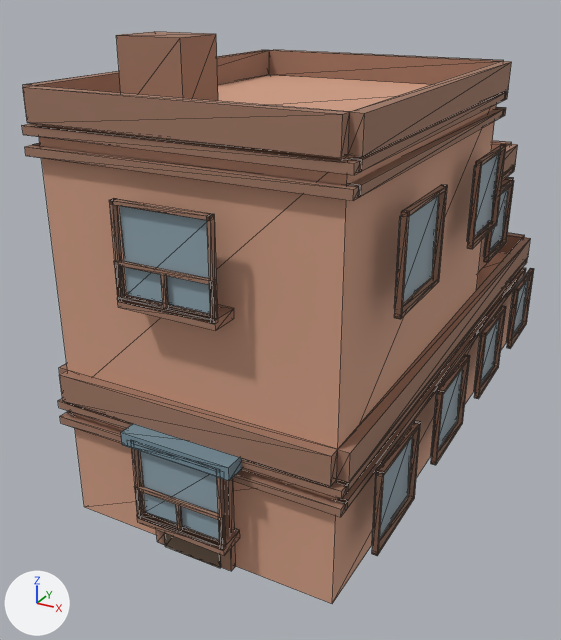
Before and after pictures for a commit that changed the glTF model public/buildings/residential_1x2_court.glb.
Before and after are seen from a camera (50 mm lens) standing at (11.38, -11.04, 11.49) and looking at (2.22, 5.62, 3.16). The axes (+X, +Y, +Z) are drawn at lower left. The lights are the same throughout. The first picture is the older version. Mesh edges are drawn as thin lines. Vertices at exactly the same position are counted once.

Objects in the first picture: 'residential_1x2_court_0'.
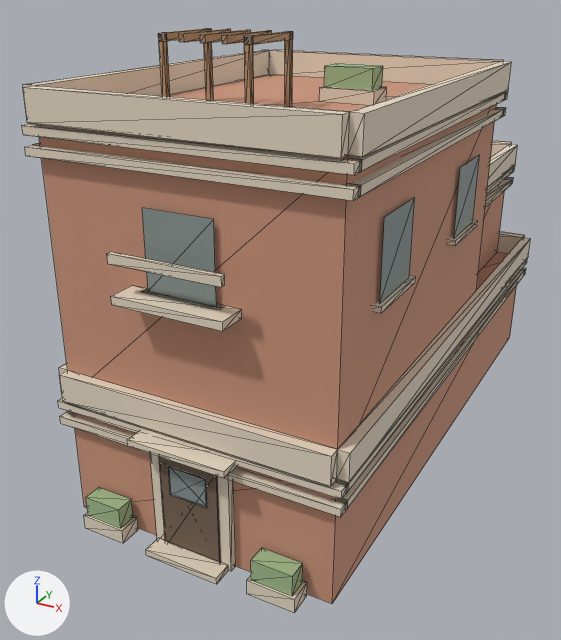
What changed in the scene script:
```text
Change mat_residential_1x2_court_trim:
    mat_residential_1x2_court_trim.base_color: (0.352, 0.187, 0.127) -> (0.79, 0.69, 0.55)  # brown #a07864 -> pale yellow #e6d8c4
Change mat_residential_1x2_court_awning:
    mat_residential_1x2_court_awning.base_color: (0.18, 0.28, 0.34) -> (0.35, 0.49, 0.26)  # greyish blue #76909e -> greyish green #a0ba8b
Change me_residential_1x2_court_0:
    remove me_residential_1x2_court_0.from_pydata(...)  # 1242 vertices, 1920 faces; spans x -0.6..7.1, y -0.6..15.1, z 0.0..10.5
    add me_residential_1x2_court_0.from_pydata(...)  # 514 vertices, 816 faces; spans x -0.2..6.8, y -0.6..14.8, z 0.0..10.5
    me_residential_1x2_court_0 part 1: a new loose piece, a box spanning x 2.35..4.15, y -0.18..0.18, z 5.88..6.0, in mat_residential_1x2_court_trim (pale yellow #e6d8c4)
    me_residential_1x2_court_0 part 2: a new loose piece, a box spanning x 2.0..4.5, y -0.62..0.02, z 5.82..6.0, in mat_residential_1x2_court_trim (pale yellow #e6d8c4)
    me_residential_1x2_court_0 part 3: a new loose piece, a box spanning x 2.0..4.5, y -0.62..-0.51, z 6.65..6.85, in mat_residential_1x2_court_trim (pale yellow #e6d8c4)
    me_residential_1x2_court_0 part 4: a new loose piece, a box spanning x 6.32..6.68, y 1.35..3.15, z 5.88..6.0, in mat_residential_1x2_court_trim (pale yellow #e6d8c4)
    me_residential_1x2_court_0 part 5: a new loose piece, a box spanning x 6.32..6.68, y 5.84..7.64, z 5.88..6.0, in mat_residential_1x2_court_trim (pale yellow #e6d8c4)
    me_residential_1x2_court_0 part 6: a new loose piece, a box spanning x 0.55..1.65, y -0.58..-0.05, z 0.0..0.35, in mat_residential_1x2_court_trim (pale yellow #e6d8c4)
    me_residential_1x2_court_0 part 7: a new loose piece, a box spanning x 4.85..5.95, y -0.58..-0.05, z 0.0..0.35, in mat_residential_1x2_court_trim (pale yellow #e6d8c4)
    me_residential_1x2_court_0 part 8: a new loose piece, a box spanning x 2.34..4.16, y -0.65..-0.2, z 0.0..0.15, in mat_residential_1x2_court_trim (pale yellow #e6d8c4)
    me_residential_1x2_court_0 part 9: a new loose piece, a box spanning x 3.58..4.88, y 4.94..5.64, z 9.0..9.3, in mat_residential_1x2_court_trim (pale yellow #e6d8c4)
    me_residential_1x2_court_0 part 10: a new loose piece, a box spanning x 0.63..1.57, y -0.53..-0.1, z 0.35..0.85, in mat_residential_1x2_court_awning (greyish green #a0ba8b)
    me_residential_1x2_court_0 part 11: a new loose piece, a box spanning x 4.93..5.87, y -0.53..-0.1, z 0.35..0.85, in mat_residential_1x2_court_awning (greyish green #a0ba8b)
    me_residential_1x2_court_0 part 12: a new loose piece, a box spanning x 3.65..4.8, y 5.02..5.56, z 9.3..9.75, in mat_residential_1x2_court_awning (greyish green #a0ba8b)
    me_residential_1x2_court_0 part 13: a new loose piece, a box spanning x 1.8..1.92, y 2.25..3.97, z 10.35..10.5, in mat_residential_1x2_court_sign (brown #b5936f)
    me_residential_1x2_court_0 part 14: a new loose piece, a box spanning x 2.3..2.42, y 2.25..3.97, z 10.35..10.5, in mat_residential_1x2_court_sign (brown #b5936f)
    me_residential_1x2_court_0 part 15: a new loose piece, a box spanning x 2.8..2.92, y 2.25..3.97, z 10.35..10.5, in mat_residential_1x2_court_sign (brown #b5936f)
    me_residential_1x2_court_0 part 16: a new loose piece of 20 vertices spanning x 1.3..1.4, y 2.2..4.0, z 9.0..10.5, in mat_residential_1x2_court_sign (brown #b5936f)
    me_residential_1x2_court_0 part 17: a new loose piece of 20 vertices spanning x 3.3..3.4, y 2.2..4.0, z 9.0..10.5, in mat_residential_1x2_court_sign (brown #b5936f)
    me_residential_1x2_court_0 part 18: 117 loose pieces with 936 vertices, spanning x -0.6..7.1, y -0.6..15.1, z 0.8..10.5, are deleted
    me_residential_1x2_court_0 part 19: 8 vertices added at x 2.5..6.6, y -0.1..3.0, z 6.0..7.7
    me_residential_1x2_court_0 part 20: 8 vertices added at x 2.5..6.6, y 6.0..9.1, z 6.0..7.7
    other edits to the shape of me_residential_1x2_court_0 do not show in these pictures
    add me_residential_1x2_court_0.materials.append(mat_residential_1x2_court_sign)  # brown #b5936f
```

Pixel boxes [x1, y1, x2, y2] of what changed, in the pictures (561 x 640 px):
'residential_1x2_court_0', recoloured, reshaped (lighter)
    before: [22, 32, 534, 604]
    after: [22, 28, 531, 613]
part 1 of me_residential_1x2_court_0, added
    after: [142, 290, 224, 310]
part 2 of me_residential_1x2_court_0, added
    after: [111, 286, 241, 331]
part 3 of me_residential_1x2_court_0, added (pale yellow)
    after: [107, 252, 225, 287]
part 4 of me_residential_1x2_court_0, added
    after: [372, 276, 416, 313]
part 5 of me_residential_1x2_court_0, added
    after: [448, 220, 478, 246]
part 6 of me_residential_1x2_court_0, added
    after: [84, 513, 138, 543]
part 7 of me_residential_1x2_court_0, added (pale yellow)
    after: [247, 576, 307, 613]
part 8 of me_residential_1x2_court_0, added
    after: [146, 538, 228, 584]
part 9 of me_residential_1x2_court_0, added (pale yellow)
    after: [319, 86, 387, 105]
part 10 of me_residential_1x2_court_0, added
    after: [86, 487, 133, 528]
part 11 of me_residential_1x2_court_0, added
    after: [251, 548, 303, 596]
part 12 of me_residential_1x2_court_0, added
    after: [324, 63, 383, 90]
part 13 of me_residential_1x2_court_0, added
    after: [179, 29, 231, 42]
part 14 of me_residential_1x2_court_0, added
    after: [200, 30, 251, 43]
part 15 of me_residential_1x2_court_0, added
    after: [222, 30, 272, 44]
part 16 of me_residential_1x2_court_0, added (brown)
    after: [158, 28, 214, 100]
part 17 of me_residential_1x2_court_0, added (brown)
    after: [244, 31, 293, 107]
part 18 of me_residential_1x2_court_0, deleted
    before: [109, 32, 534, 556]
part 19 of me_residential_1x2_court_0, added
    after: [142, 197, 415, 307]
part 20 of me_residential_1x2_court_0, added
    after: [454, 155, 480, 238]
